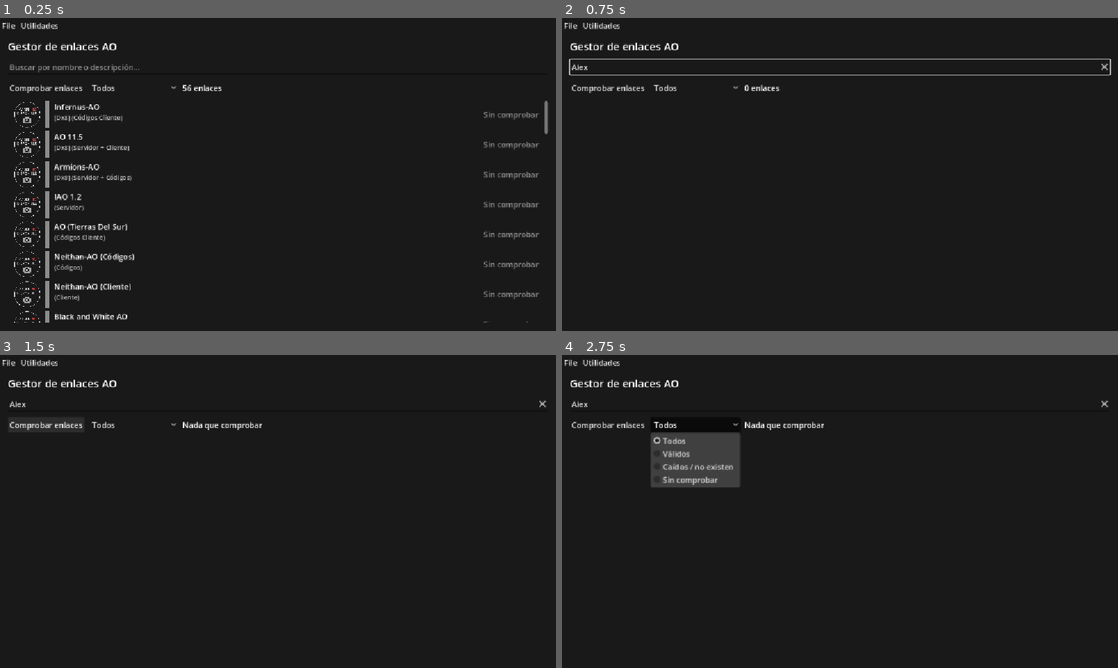
Above: before the commit, frames 1-4 (two rows, left to right).
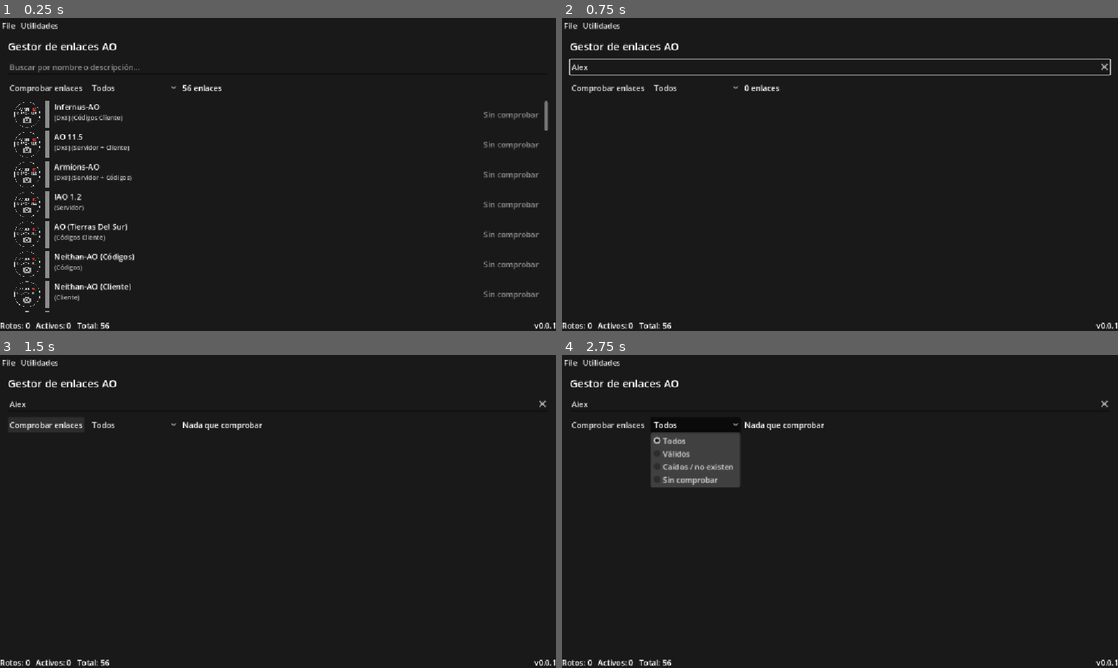
Above: after the commit, the same moments.

Repository: scorpio21/gestor-de-enlaces
Game: Godot game, scene res://scenes/Main.tscn
Same seed, same stepped clock (60 frames per second), same inputs: the game is played once before the commit and once after it.
Inputs (mouse positions are in pixels of both pictures, inside the frame that each line leads up to):
- Up to frame 1 (0.25 s): no input
- Up to frame 2 (0.75 s): click (840, 68) at 0.52 s; type "Alex" at 0.6 s
- Up to frame 3 (1.5 s): click "Comprobar enlaces" at 1.25 s
- Up to frame 4 (2.75 s): click "Todos" at 2 s

The runs differ from the first frame. In frame 1, 0.5% of the frame differs, in the area x 0-100%, y 35-100%; in frame 2, 0.3%; in frame 3, 0.3%; in frame 4, 0.3%.

Commit message:
feat: barra de estado con contadores del catálogo y versión 0.0.1

Diff:
--- a/project.godot
+++ b/project.godot
@@ -11,6 +11,7 @@
 [application]
 
 config/name="GestorAO"
+config/version="0.0.1"
 run/main_scene="res://scenes/Main.tscn"
 config/features=PackedStringArray("4.7", "Forward Plus")
 config/icon="res://icon.svg"
--- a/scenes/Main.tscn
+++ b/scenes/Main.tscn
@@ -111,3 +111,34 @@
 unique_name_in_owner = true
 title = "Eliminar enlace"
 ok_button_text = "Eliminar"
+
+[node name="BarraEstado" type="PanelContainer" parent="ColumnaApp"]
+layout_mode = 2
+
+[node name="Box" type="HBoxContainer" parent="ColumnaApp/BarraEstado"]
+layout_mode = 2
+theme_override_constants/separation = 12
+
+[node name="Rotos" type="Label" parent="ColumnaApp/BarraEstado/Box"]
+unique_name_in_owner = true
+layout_mode = 2
+text = "Rotos: 0"
+
+[node name="Activos" type="Label" parent="ColumnaApp/BarraEstado/Box"]
+unique_name_in_owner = true
+layout_mode = 2
+text = "Activos: 0"
+
+[node name="Total" type="Label" parent="ColumnaApp/BarraEstado/Box"]
+unique_name_in_owner = true
+layout_mode = 2
+text = "Total: 0"
+
+[node name="Empuje" type="Control" parent="ColumnaApp/BarraEstado/Box"]
+layout_mode = 2
+size_flags_horizontal = 3
+
+[node name="Version" type="Label" parent="ColumnaApp/BarraEstado/Box"]
+unique_name_in_owner = true
+layout_mode = 2
+text = "v0.0.1"
--- a/scripts/main.gd
+++ b/scripts/main.gd
@@ -5,12 +5,17 @@
 const DATA_USER := "user://enlaces.json"
 const MAX_PARALELO := 3
 const EstadoStoreScript := preload("res://scripts/estado_store.gd")
+const ContadoresScript := preload("res://scripts/gestor_contadores.gd")
 
 @onready var lista: VBoxContainer = %ListaContenedor
 @onready var busqueda: LineEdit = %Busqueda
 @onready var progreso: Label = %Progreso
 @onready var filtro: OptionButton = %FiltroEstado
 @onready var ventana_agregar = %VentanaAgregar
+@onready var rotos_label: Label = %Rotos
+@onready var activos_label: Label = %Activos
+@onready var total_label: Label = %Total
+@onready var version_label: Label = %Version
 
 var _entradas: Array = []
 var _cola: Array[Button] = []
@@ -38,6 +43,8 @@
 	ventana_agregar.guardado.connect(_on_enlace_guardado)
 	_cargar_datos()
 	_refrescar_vista()
+	version_label.text = "v" + str(ProjectSettings.get_setting("application/config/version", "0.0.1"))
+	_actualizar_status()
 
 
 func _configurar_menus() -> void:
@@ -127,6 +134,7 @@
 		_entradas.pop_back()
 		return
 	_refrescar_vista()
+	_actualizar_status()
 	progreso.text = "Enlace agregado: %s" % datos.get("nombre", "")
 
 
@@ -214,6 +222,7 @@
 	if is_instance_valid(item):
 		_estado_store.guardar_estado(item.url, item.valido == true, item.mensaje)
 	_aplicar_filtro()
+	_actualizar_status()
 	if not _cola.is_empty() or _en_vuelo > 0:
 		_lanzar_siguiente()
 		return
@@ -241,6 +250,7 @@
 		return
 	_estado_store.guardar_estado(item.url, item.valido == true, item.mensaje)
 	_aplicar_filtro()
+	_actualizar_status()
 
 
 func _on_eliminar_pedido(item: Button) -> void:
@@ -270,6 +280,7 @@
 		DirAccess.remove_absolute(ProjectSettings.globalize_path(imagen_borrada))
 	progreso.text = "Enlace eliminado"
 	_aplicar_filtro()
+	_actualizar_status()
 
 
 func _aplicar_filtro() -> void:
@@ -288,3 +299,10 @@
 
 func _on_busqueda_changed(_texto: String) -> void:
 	_refrescar_vista()
+
+
+func _actualizar_status() -> void:
+	var c: Dictionary = ContadoresScript.contar(_entradas, _estados)
+	rotos_label.text = "Rotos: %d" % c.get("rotos", 0)
+	activos_label.text = "Activos: %d" % c.get("activos", 0)
+	total_label.text = "Total: %d" % c.get("total", 0)
--- /dev/null
+++ b/tests/test_main_barra.gd
@@ -0,0 +1,50 @@
+extends SceneTree
+
+const MAIN_SCENE := preload("res://scenes/Main.tscn")
+
+var _fallos := 0
+
+
+func _initialize() -> void:
+	_arrancar()
+
+
+func _arrancar() -> void:
+	var main := MAIN_SCENE.instantiate()
+	root.add_child(main)
+
+	await process_frame
+	await process_frame
+
+	_check(main.has_node("%Rotos"), "la barra tiene el label Rotos")
+	_check(main.has_node("%Activos"), "la barra tiene el label Activos")
+	_check(main.has_node("%Total"), "la barra tiene el label Total")
+	_check(main.has_node("%Version"), "la barra tiene el label Version")
+
+	if not main.has_node("%Rotos"):
+		_cerrar()
+		return
+
+	_check(main.get_node("%Version").text.begins_with("v"), "la versión se muestra con prefijo v")
+	_check(not main.get_node("%Rotos").text.is_empty(), "Rotos muestra un valor")
+	_check(not main.get_node("%Activos").text.is_empty(), "Activos muestra un valor")
+	_check(not main.get_node("%Total").text.is_empty(), "Total muestra un valor")
+
+	_cerrar()
+
+
+func _cerrar() -> void:
+	if _fallos == 0:
+		print("TESTS OK")
+		quit(0)
+		return
+	print("TESTS FALLIDOS: %d" % _fallos)
+	quit(1)
+
+
+func _check(condicion: bool, etiqueta: String) -> void:
+	if condicion:
+		print("  OK: %s" % etiqueta)
+	else:
+		_fallos += 1
+		push_error("FALLO: %s" % etiqueta)
